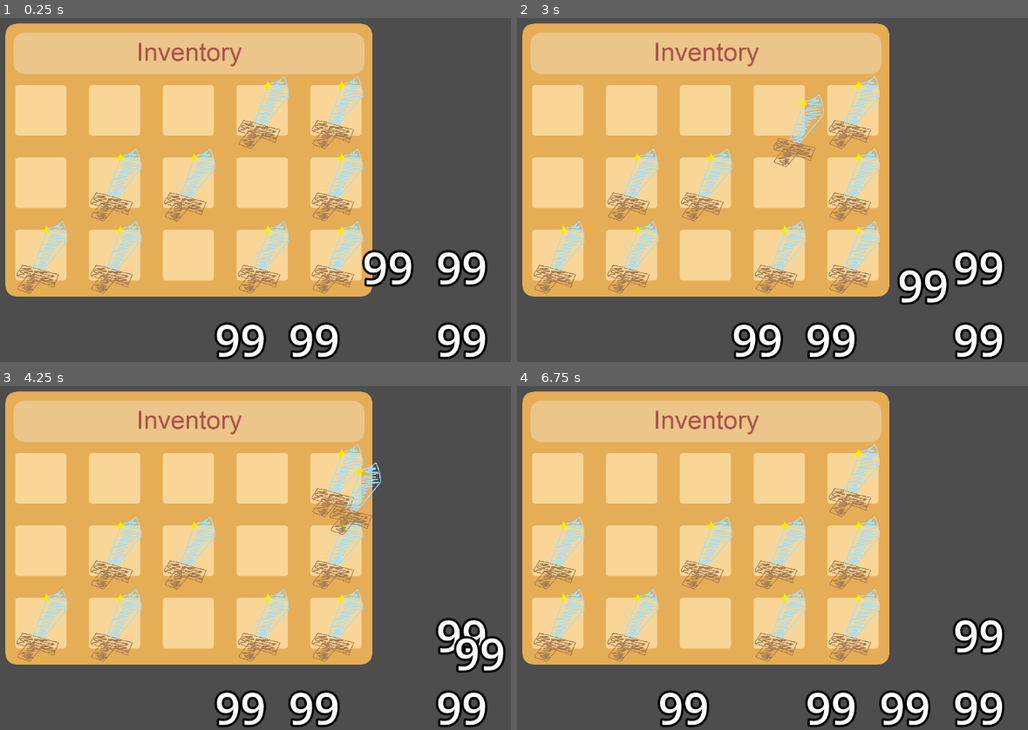
Above: before the commit, frames 1-4 (two rows, left to right).
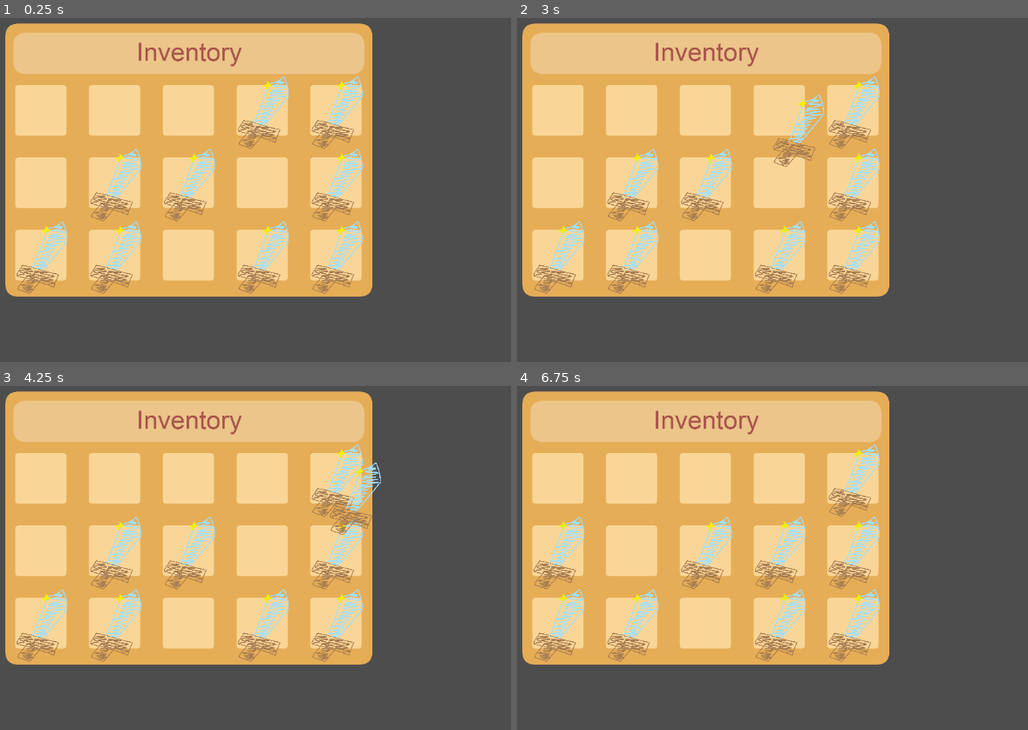
Above: after the commit, the same moments.

Repository: Duckayy/airborne
Game: Godot game, scene res://inventory/inventory.tscn
Two runs of this game, one before a commit and one after it. Both use one fixed random seed, a clock stepped at 60 frames per second and the inputs below. This scene is started directly instead of the project's main scene.
Inputs (mouse positions are in pixels of both pictures, inside the frame that each line leads up to):
- Up to frame 1 (0.25 s): no input
- Up to frame 2 (3 s): tap Enter at 0.5, 2 s; move the mouse to (557, 110) at 0.52 s; hold D (Move Right) 0.53-1.28 s; hold Shift (Sprint) 0.53-1.28 s; click (557, 110) at 0.67 s; tap Space (Jump) at 0.77, 1.25, 1.52, 2.75 s; move the mouse to (629, 110) at 1.27 s; hold S (Move Backward) 1.28-2.03 s; tap Shift (Sprint) at 1.35, 2.85 s; click (629, 110) at 1.42 s; move the mouse to (706, 110) at 2.02 s; hold D (Move Right) 2.03-2.78 s; hold Shift (Sprint) 2.03-2.78 s; click (706, 110) at 2.17 s; move the mouse to (777, 110) at 2.77 s; hold W (Move Forward) from 2.78 s (still down); click (777, 110) at 2.92 s
- Up to frame 3 (4.25 s): tap Space (Jump) at 3.02, 3.77 s; tap Enter at 3.5 s; move the mouse to (337, 478) at 3.52 s; release W (Move Forward) at 3.53 s; hold A (Move Left) from 3.53 s (still down); hold Shift (Sprint) from 3.53 s (still down); click (337, 478) at 3.67 s
- Up to frame 4 (6.75 s): tap Space (Jump) at 4.25, 4.52, 6.02 s; move the mouse to (557, 551) at 4.27 s; release Shift (Sprint) at 4.28 s; tap Shift (Sprint) at 4.35, 5.85 s; click (557, 551) at 4.42 s; move the mouse to (629, 551) at 5.02 s; release A (Move Left) at 5.03 s; hold S (Move Backward) 5.03-5.78 s; hold Shift (Sprint) 5.03-5.78 s; click (629, 551) at 5.17 s; move the mouse to (706, 551) at 5.77 s; hold D (Move Right) 5.78-6.53 s; click (706, 551) at 5.92 s; move the mouse to (777, 551) at 6.52 s; hold W (Move Forward) from 6.53 s (still down); hold Shift (Sprint) from 6.53 s (still down); click (777, 551) at 6.67 s

The runs differ from the first frame. In frame 1, 3.9% of the frame differs, in the area x 41-96%, y 67-100%; in frame 2, 3.9%; in frame 3, 3.7%; in frame 4, 3.9%.
Error before the commit: Trying to assign value of type 'Nil' to a variable of type 'Dictionary'. (res://JSONData.gd:7)

Commit message:
ItemData
Fixed
-ItemData.JSON
Added
-Quantity text

Diff:
--- a/airborne/Data/ItemData.json
+++ b/airborne/Data/ItemData.json
@@ -0,0 +1,16 @@
+{
+	"Sword": {
+		"ItemCategory": "Sword",
+		"ItemAttack": 3,
+		"ItemSpeed": 1,
+		"StackSize": 1,
+		"Description": "Pretty dull blade but still sharp enough to be of use."
+	},
+	"Hammer": {
+		"ItemCategory": "Hammer",
+		"ItemAttack": 5,
+		"ItemSpeed": 0.5,
+		"StackSize": 2,
+		"Description": "Looks like the blacksmith made the handle a little too short."
+	}
+}
--- a/airborne/JSONData.gd
+++ b/airborne/JSONData.gd
@@ -5,17 +5,17 @@
 # Called when the node enters the scene tree for the first time.
 func _ready() -> void:
 	item_data = LoadData("res://Data/ItemData.json")
+
  # Replace with function body.
 
 func LoadData(file_path):
 	if FileAccess.file_exists(file_path):
-		var json_data
 		var json_text
 		var file_data = FileAccess.open(file_path, FileAccess.READ)
 		#turns file into string then into dictionary
 		json_text = file_data.get_as_text()
 		print(json_text)
-		json_data = JSON.parse_string(json_text)
+		var json_data = JSON.parse_string(json_text)
 		file_data.close()
 		return json_data
 	else:
--- a/airborne/inventory/scripts/slots.gd
+++ b/airborne/inventory/scripts/slots.gd
@@ -17,8 +17,14 @@
 
 	#stretch texture rect tinside to fill
 	var texture_rect = item.get_node("TextureRect")
+	var label1 = item.get_node("Label")
 	texture_rect.anchors_preset = Control.PRESET_FULL_RECT
 	texture_rect.size = self.size
+	print("control size: ", self.size)
+	print("label size: ", label1.size)
+	print("label position: ", label1.position)
+	label1.anchors_preset = Control.PRESET_BOTTOM_RIGHT
+	label1.size = self.size / 4
 # Called every frame. 'delta' is the elapsed time since the previous frame.
 func _process(_delta: float) -> void:
 	pass
--- a/airborne/items/items.tscn
+++ b/airborne/items/items.tscn
@@ -1,11 +1,11 @@
 [gd_scene format=3 uid="uid://cdxo6tcq5l4u0"]
 
-[ext_resource type="Texture2D" uid="uid://77t27ngv8nmw" path="res://items/sword.png" id="1_wa2fs"]
+[ext_resource type="Texture2D" uid="uid://77t27ngv8nmw" path="res://items/Sword.png" id="1_wa2fs"]
 [ext_resource type="Script" uid="uid://q0k27yh1wiod" path="res://items/scripts/item.gd" id="2_n0bbx"]
 
 [sub_resource type="LabelSettings" id="LabelSettings_n0bbx"]
-font_size = 73
-outline_size = 15
+font_size = 58
+outline_size = 14
 outline_color = Color(0, 0, 0, 1)
 
 [node name="Control" type="Control" unique_id=280787630]
@@ -27,9 +27,9 @@
 
 [node name="Label" type="Label" parent="." unique_id=929087930]
 layout_mode = 0
-offset_left = 226.0
-offset_top = 269.0
-offset_right = 422.0
-offset_bottom = 436.0
+offset_left = 195.0
+offset_top = 176.0
+offset_right = 278.0
+offset_bottom = 277.0
 text = "99"
 label_settings = SubResource("LabelSettings_n0bbx")
--- a/airborne/items/scripts/item.gd
+++ b/airborne/items/scripts/item.gd
@@ -6,17 +6,17 @@
 # Called when the node enters the scene tree for the first time.
 func _ready() -> void:
 	if randi() % 2 == 0:
-		$TextureRect.texture = load("res://items/sword.png") # Replace with function body.
+		item_name = "Sword" # Replace with function body.
 	else:
-		$TextureRect.texture = load("res://items/hammer.png")
+		item_name = "Hammer"
+	$TextureRect.texture = load("res://items/" + item_name + ".png")
 	var stack_size = int(JsonData.item_data[item_name]["StackSize"])
 	item_quantity = randi() % stack_size + 1
 
 	if stack_size == 1:
 		$Label.visible = false
 	else:
-		$Label.text = String(item_quantity)
-
+		$Label.text = str(item_quantity)
 
 
 # Called every frame. 'delta' is the elapsed time since the previous frame.
--- a/airborne/project.godot
+++ b/airborne/project.godot
@@ -50,12 +50,12 @@
 "events": [Object(InputEventKey,"resource_local_to_scene":false,"resource_name":"","device":-1,"window_id":0,"alt_press …(191 unchanged characters)…
 ]
 }
-Shift={
+Sprint={
 "deadzone": 0.2,
 "events": [Object(InputEventKey,"resource_local_to_scene":false,"resource_name":"","device":-1,"window_id":0,"alt_press …(195 unchanged characters)…
 ]
 }
-Sprint={
+Shift={
 "deadzone": 0.2,
 "events": [Object(InputEventKey,"resource_local_to_scene":false,"resource_name":"","device":-1,"window_id":0,"alt_press …(195 unchanged characters)…
 ]
Not shown, changed: airborne/items/hammer.png.import
Not shown, changed: airborne/items/sword.png.import
